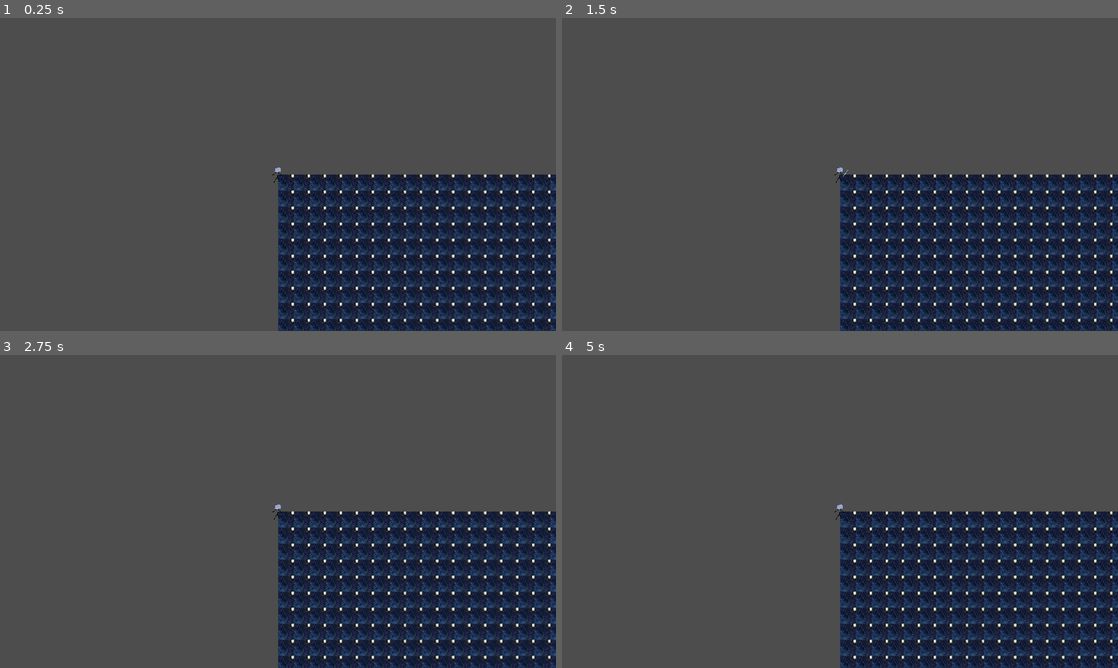
Above: before the commit, frames 1-4 (two rows, left to right).
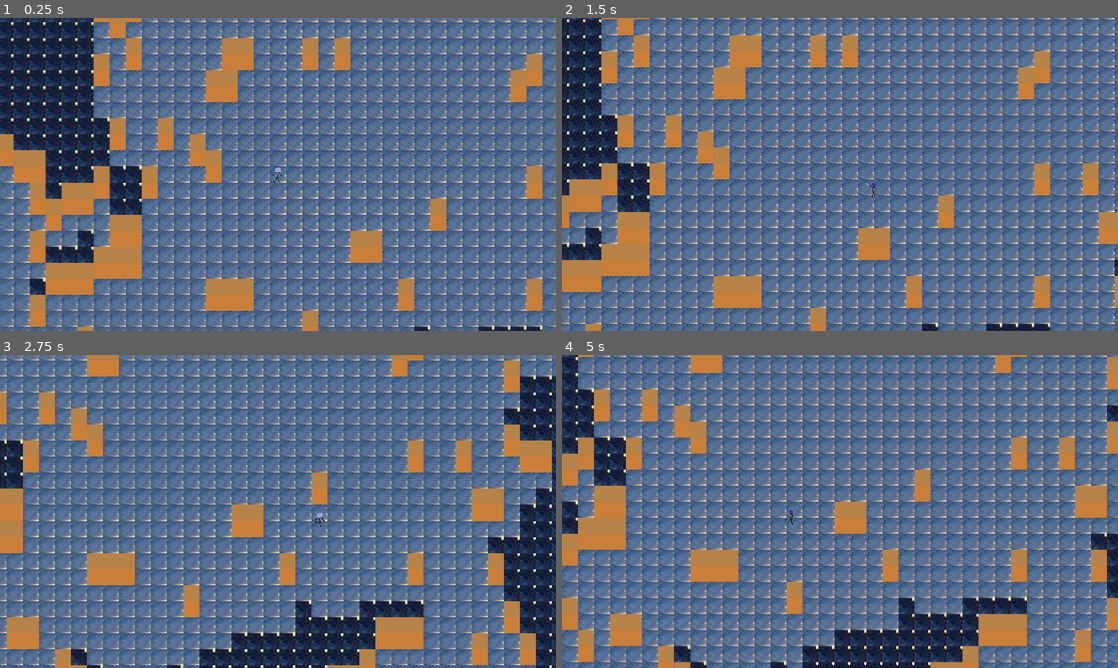
Above: after the commit, the same moments.

Repository: jible/capstone
Game: Godot game, scene res://scenes/testScenes/james_testing_scene.tscn
Same seed, same stepped clock (60 frames per second), same inputs: the game is played once before the commit and once after it.
Inputs (mouse positions are in pixels of both pictures, inside the frame that each line leads up to):
- Up to frame 1 (0.25 s): no input
- Up to frame 2 (1.5 s): tap Enter at 0.5 s; move the mouse to (962, 158) at 0.52 s; hold Right (right) 0.53-1.28 s; hold Space (attack) 0.53-1.28 s; move the mouse to (728, 190) at 1.27 s; hold Down (down) from 1.28 s (still down); tap Space (attack) at 1.35 s
- Up to frame 3 (2.75 s): move the mouse to (333, 442) at 2.02 s; release Down (down) at 2.03 s; hold Right (right) from 2.03 s (still down); hold Space (attack) from 2.03 s (still down)
- Up to frame 4 (5 s): move the mouse to (812, 574) at 2.77 s; release Right (right) at 2.78 s; release Space (attack) at 2.78 s; hold Tab (OpenUpgrades) 2.78-3.53 s; tap Space (attack) at 2.85, 4.35 s; move the mouse to (1006, 558) at 3.52 s; hold Space (attack) 3.53-4.28 s; hold Left (left) from 3.53 s (still down); move the mouse to (673, 464) at 4.27 s

The runs differ from the first frame. In frame 1, 100% of the frame differs, in the area x 0-100%, y 0-100%; in frame 2, 99%; in frame 3, 96%; in frame 4, 97%.
Error before the commit: Parse Error: Could not parse global class "MobilityManager" from "res://scripts/characters/mobility_manager.gd". (res://scripts/characters/player/player.gd:4)

Commit message:
fixing merge conflict errors
- duplicate code
- class_name disparity

Diff:
--- a/scenes/prefabs/player/player.tscn
+++ b/scenes/prefabs/player/player.tscn
@@ -89,10 +89,6 @@
 
 [node name="Inventory" parent="." instance=ExtResource("16_ycf0q")]
 
-[node name="Pick Up" parent="." instance=ExtResource("15_nqwto")]
-
-[node name="Inventory" parent="." instance=ExtResource("16_ycf0q")]
-
 [connection signal="state_changed" from="State Machine" to="Sprite Manager" method="_on_state_machine_state_changed"]
 [connection signal="state_changed" from="State Machine" to="Direction Manager" method="_on_state_machine_state_changed"]
 [connection signal="received_damage" from="Hurtbox" to="Health Manager" method="_on_hurtbox_received_damage"]
--- a/scripts/characters/mobility_manager.gd
+++ b/scripts/characters/mobility_manager.gd
@@ -1,7 +1,5 @@
 extends Node
 class_name MobilityManager
-
-class_name Mobility
 
 @onready var character = get_parent()
 @onready var state_machine = character.state_machine
--- a/scripts/characters/npc/enemy/basic_enemy/basic_enemy.gd
+++ b/scripts/characters/npc/enemy/basic_enemy/basic_enemy.gd
@@ -27,29 +27,6 @@
 	if enemy_manager:
 		enemy_manager.enemy_killed(self)
 
-@export var drop : PackedScene
-
-
-var enemy_manager:Node = null
-
-
-func _ready():
-	if enemy_manager == null:
-		enemy_manager = get_tree().get_first_node_in_group("Enemy_Manager")
-
-
-func death_drop():
-	if drop:
-		var instance = drop.instantiate()
-		instance.position = position
-		get_tree().current_scene.add_child(instance)
-
-func die():
-	death_drop()
-	if enemy_manager:
-		enemy_manager.enemy_killed(self)
-	self.queue_free()
-
 func _physics_process(_delta):
 	move_and_slide()
 
Not shown: 1 places in scenes/testScenes/test_level.tscn that only renumber resources
